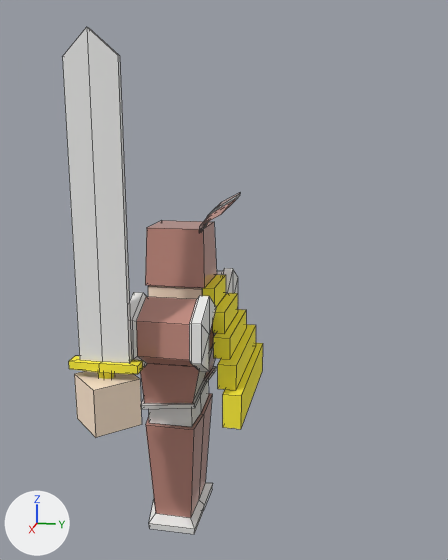
Before and after pictures for a commit that changed the FBX model TMC/Assets/Models/Warrior_MESH.fbx.
Before and after are seen from a 50 mm lens placed at (0.117, 0.0309, 0.0814), pointed at (0.0037, 0.0083, 0.053). Every picture has the same lights, and +X, +Y and +Z are marked at lower left. Mesh edges are drawn as thin lines. Where no turn or scale is listed for an object, it has been applied to the vertices.

Names of what the first picture shows: 'Warrior_MESH'.
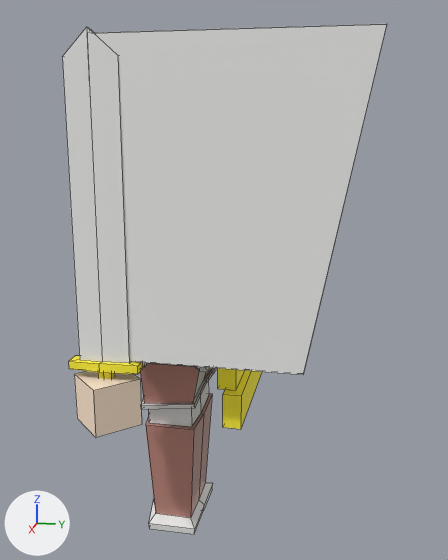
Commit message: Made warrior sphere invisible + new attack

Location of each change, [x1, y1, x2, y2] in pixels of the pictures (448 x 560 px):
'Trail_1_MESH', added
    after: [94, 24, 387, 374]

What changed in the scene script:
```text
Add me_mesh_001:
    me_mesh_001.from_pydata([(-0.0002, -0.0094, -0.0248), (0.0002, -0.0094, -0.0248), (-0.0002, -0.0094, 0.0283), (0.0002, -0.0094, 0.0283), (-0.0002, 0.035, 0.0283), (0.0002, 0.035, 0.0283), (-0.0002, 0.025, -0.0248), (0.0002, 0.025, -0.0248)], [], [(0, 1, 3, 2), (2, 3, 5, 4), (4, 5, 7, 6), (6, 7, 1, 0), (1, 7, 5, 3), (6, 0, 2, 4)])
    me_mesh_001.materials.append(mat_warriorhighlights)  # white #eeeeed
Add ob_trail_1_mesh:
    ob_trail_1_mesh = bpy.data.objects.new('Trail_1_MESH', me_mesh_001)
    ob_trail_1_mesh.location = (0.0214, 0.0, 0.0671)
```
